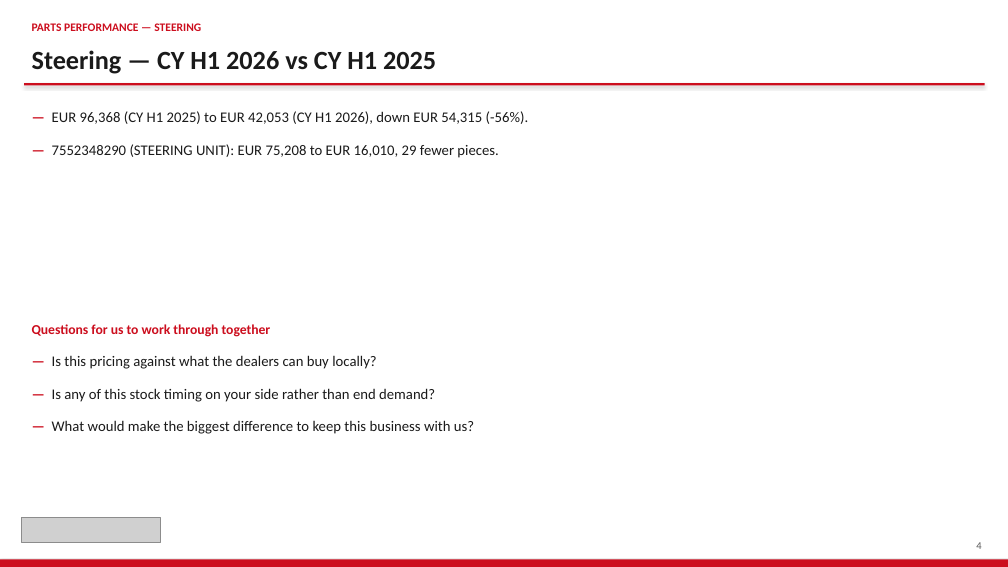
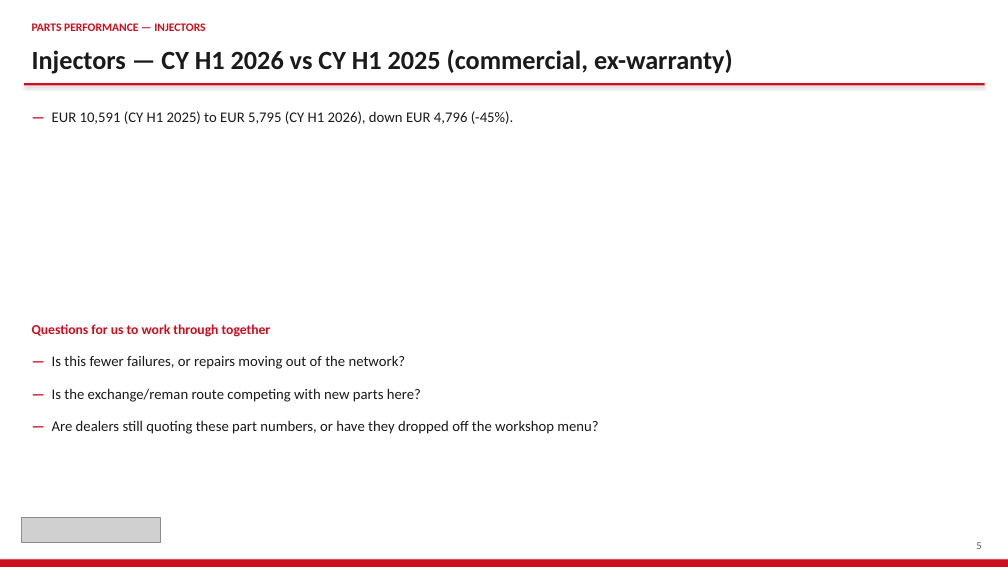
Before and after one commit to jeromio1987/ISZE, a slide deck: slide 5 of 09_meetings/IBX_Sales_Review_2026/ISZE_IBX_Sales_Review_FY2027.pptx (slide 4 before the commit). Drawn at 1008x567 pixels with LibreOffice and Linux fonts; fonts in the diff are those of the drawing; grey boxes stand for pictures. Boxes give left, top, right and bottom in pixels: in the first picture for what was removed or moved away, otherwise in the second. Text is boxed around its words. In the diff, an @@ line names an element or a change of style, - is before the commit and + after.

```diff
--- a/09_meetings/IBX_Sales_Review_2026/ISZE_IBX_Sales_Review_FY2027.pptx
+++ b/09_meetings/IBX_Sales_Review_2026/ISZE_IBX_Sales_Review_FY2027.pptx
@@ text at <box>32,23,205,31</box>: text changed @@
-PARTS PERFORMANCE — STEERING
+PARTS PERFORMANCE — INJECTORS
@@ text at <box>32,49,733,74</box>: text changed @@
-Steering — CY H1 2026 vs CY H1 2025
+Injectors — CY H1 2026 vs CY H1 2025 (commercial, ex-warranty)
@@ text at <box>52,111,514,124</box>: text changed @@
-— EUR 96,368 (CY H1 2025) to EUR 42,053 (CY H1 2026), down EUR 54,315 (-56%).
-— 7552348290 (STEERING UNIT): EUR 75,208 to EUR 16,010, 29 fewer pieces.
+— EUR 10,591 (CY H1 2025) to EUR 5,795 (CY H1 2026), down EUR 4,796 (-45%).
@@ text at <box>52,355,598,434</box>: text changed @@
-— Is this pricing against what the dealers can buy locally?
-— Is any of this stock timing on your side rather than end demand?
-— What would make the biggest difference to keep this business with us?
+— Is this fewer failures, or repairs moving out of the network?
+— Is the exchange/reman route competing with new parts here?
+— Are dealers still quoting these part numbers, or have they dropped off the workshop menu?
@@ text at <box>976,542,981,549</box>: text changed @@
-4
+5
```
Also in this commit, not shown: 11 other slides changed, 9 other files.
